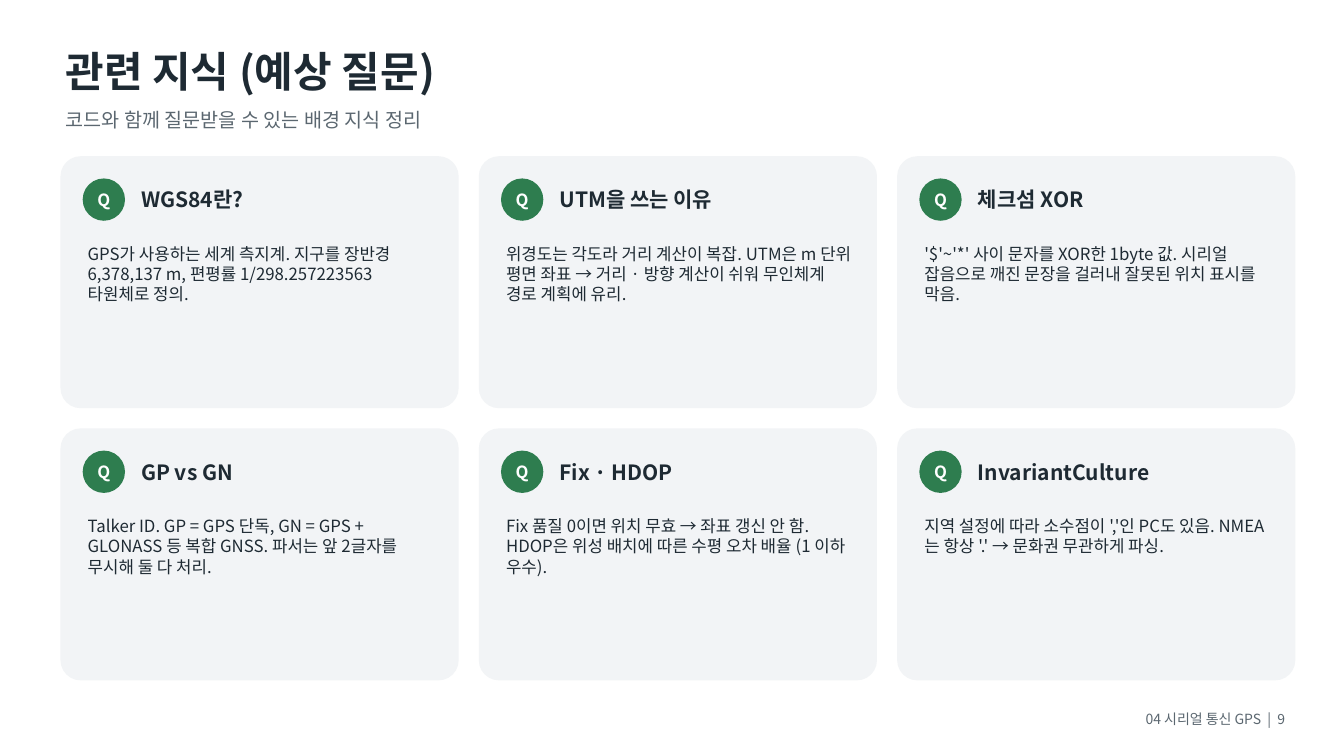
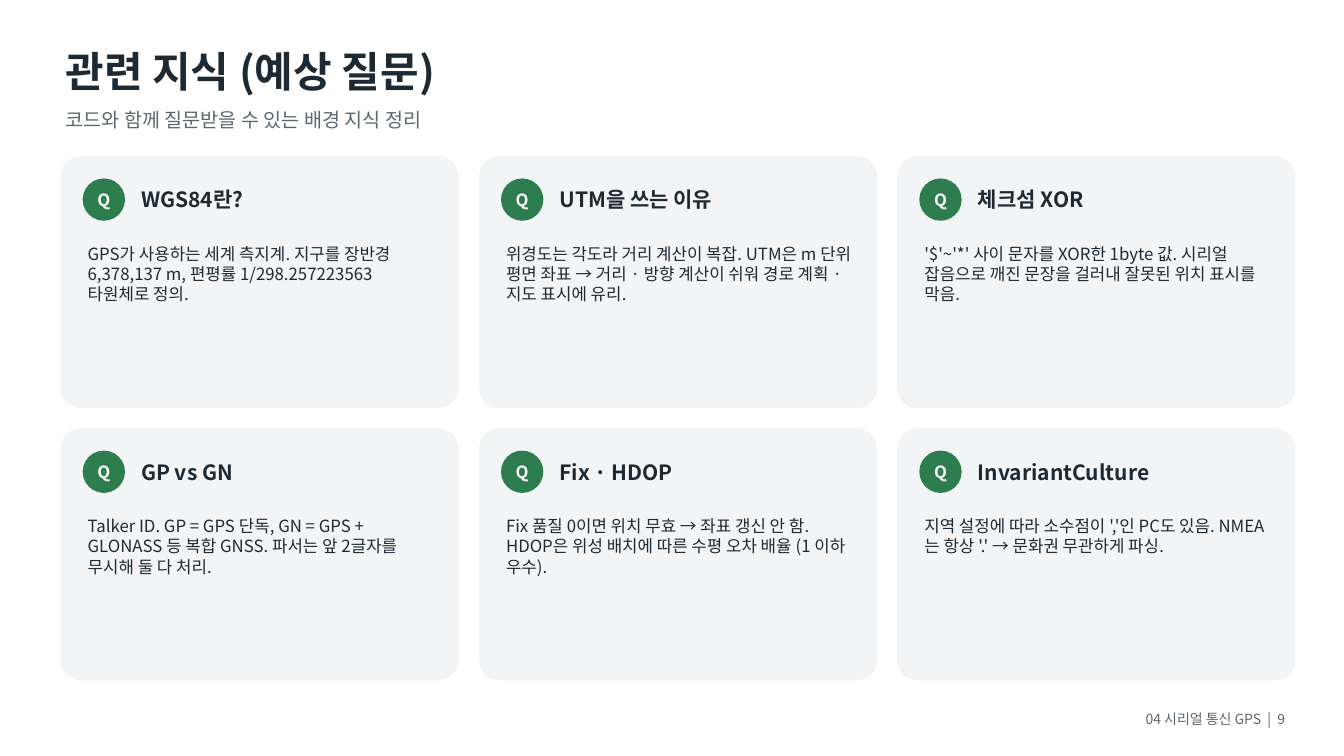
Before and after one commit to ehddnjs198/Seminar, a slide deck: slide 9 of PPT/04_시리얼통신_GPS.pptx. Drawn at 1344x756 pixels with LibreOffice and Linux fonts; fonts in the diff are those of the drawing. Boxes give left, top, right and bottom in pixels: in the first picture for what was removed or moved away, otherwise in the second. Text is boxed around its words. In the diff, an @@ line names an element or a change of style, - is before the commit and + after.

```diff
--- a/PPT/04_시리얼통신_GPS.pptx
+++ b/PPT/04_시리얼통신_GPS.pptx
@@ text at (506, 246, 851, 302): text changed @@
-위경도는 각도라 거리 계산이 복잡. UTM은 m 단위 평면 좌표 → 거리 · 방향 계산이 쉬워 무인체계 경로 계획에 유리.
+위경도는 각도라 거리 계산이 복잡. UTM은 m 단위 평면 좌표 → 거리 · 방향 계산이 쉬워 경로 계획 · 지도 표시에 유리.
```
Also in this commit, not shown: 1 other slide changed, 4 other files.
